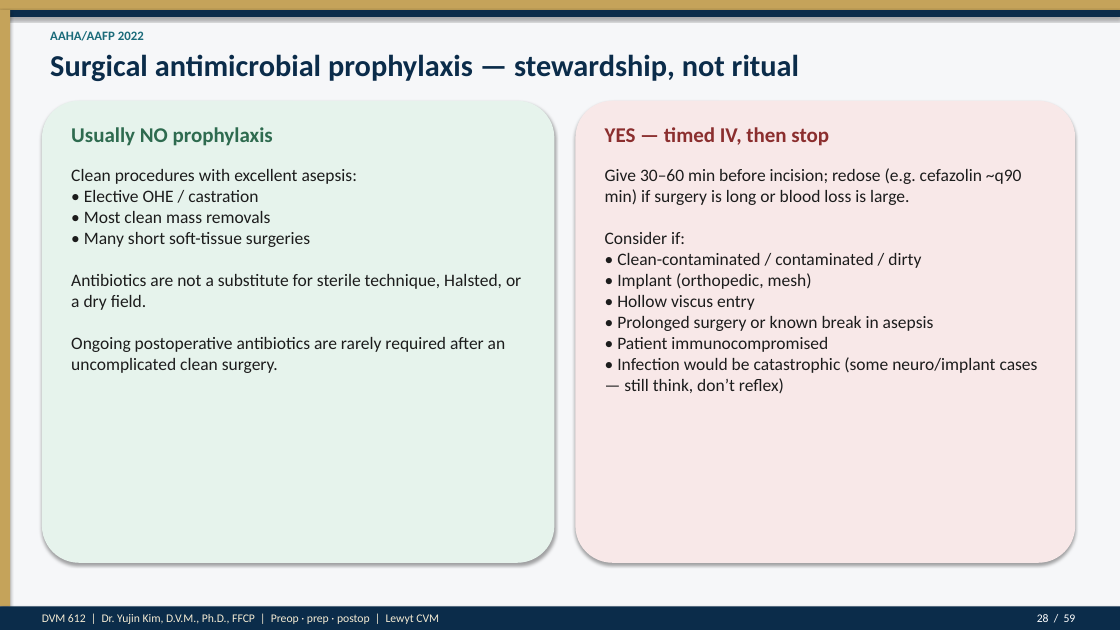
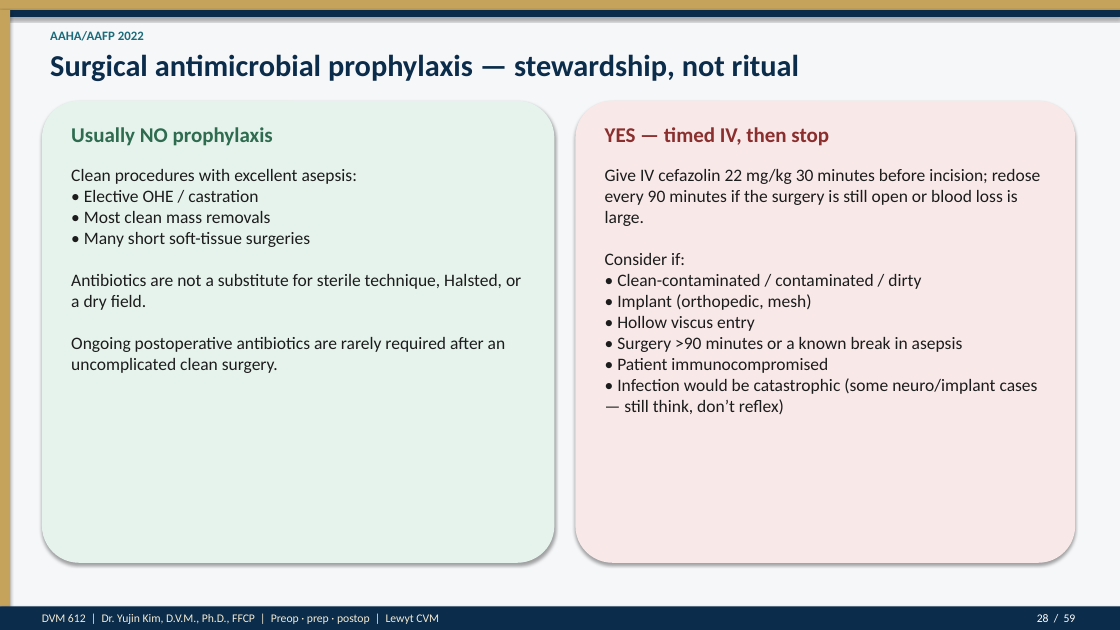
Before and after one commit to drkimvet/happycare, a slide deck: slide 28 of lectures/DVM-612_Week4_Preop_PatientPrep_Postop.pptx. Drawn at 1120x630 pixels with LibreOffice and Linux fonts; fonts in the diff are those of the drawing. Boxes give left, top, right and bottom in pixels: in the first picture for what was removed or moved away, otherwise in the second. Text is boxed around its words. In the diff, an @@ line names an element or a change of style, - is before the commit and + after.

```diff
--- a/lectures/DVM-612_Week4_Preop_PatientPrep_Postop.pptx
+++ b/lectures/DVM-612_Week4_Preop_PatientPrep_Postop.pptx
@@ text at (605,169,1040,414): text changed @@
-Give 30–60 min before incision; redose (e.g. cefazolin ~q90 min) if surgery is long or blood loss is large.
-Consider if:
-• Clean-contaminated / contaminated / dirty
-• Implant (orthopedic, mesh)
-• Hollow viscus entry
-• Prolonged surgery or known break in asepsis
-• Patient immunocompromised
-• Infection would be catastrophic (some neuro/implant cases — still think, don’t reflex)
+Give IV cefazolin 22 mg/kg 30 minutes before incision; redose every 90 minutes if the surgery is still open or blood loss is large.
+Consider if:
+• Clean-contaminated / contaminated / dirty
+• Implant (orthopedic, mesh)
+• Hollow viscus entry
+• Surgery >90 minutes or a known break in asepsis
+• Patient immunocompromised
+• Infection would be catastrophic (some neuro/implant cases — still think, don’t reflex)
```
Also in this commit, not shown: 10 other slides changed, 2 other files.
